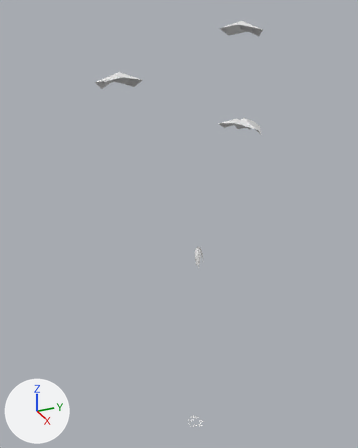
The OBJ model game/assets/models/plants/SM_Plant_CeibaEmergent_Canopy_LOD1.obj as it was, and as the next commit left it.
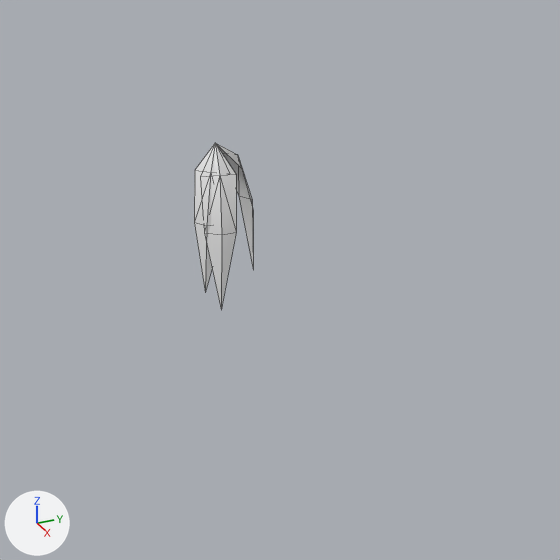
Each version is shown whole from a 50 mm lens placed at (46.7, -23.5, 54.6), pointed at (-10.7, 2.4, 25.9), then close up on the part from 47% to 68% of the width and 51% to 68% of the height. The axes (+X, +Y, +Z) are drawn at lower left. The lights are the same throughout. The first two pictures are the older version. The close-ups show mesh edges as thin lines. Where no turn or scale is listed for an object, it has been applied to the vertices. Vertices at exactly the same position are counted once.

The older version as bpy lines, for what is in view:
```python
me_sm_plant_ceibaemergent_canopy_lod1 = bpy.data.meshes.new('SM_Plant_CeibaEmergent_Canopy_LOD1')
me_sm_plant_ceibaemergent_canopy_lod1.from_pydata(...)  # 155 vertices, 116 faces; spans x -20.6..1.1, y -6.5..15.4, z -0.1..51.9
ob_sm_plant_ceibaemergent_canopy_lod1 = bpy.data.objects.new('SM_Plant_CeibaEmergent_Canopy_LOD1', me_sm_plant_ceibaemergent_canopy_lod1)
ob_sm_plant_ceibaemergent_canopy_lod1.location = (0.0, 0.0, 0.0)
```
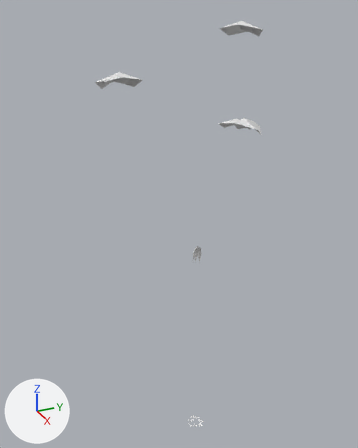
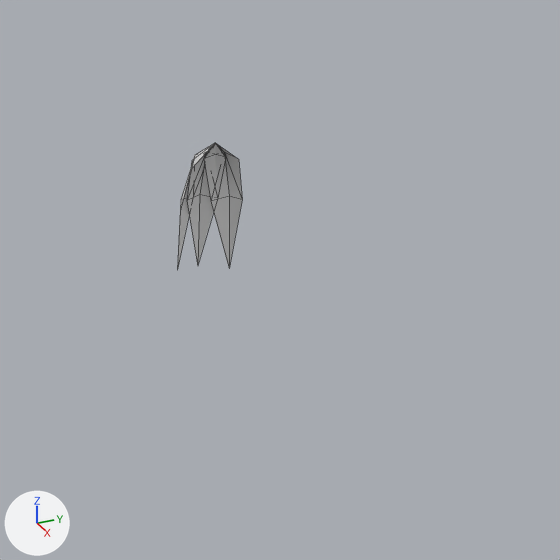
Pixel boxes [x1, y1, x2, y2] of what changed, in the close-ups (560 x 560 px):
'SM_Plant_CeibaEmergent_Canopy_LOD1', reshaped: before [194, 143, 253, 308]; after [178, 143, 242, 267]

The change, as a list of edits to the scene's bpy script:
```text
Change me_sm_plant_ceibaemergent_canopy_lod1:
    used by ob_sm_plant_ceibaemergent_canopy_lod1; location = (0.0, 0.0, 0.0)
    remove me_sm_plant_ceibaemergent_canopy_lod1.from_pydata(...)  # 155 vertices, 116 faces; spans x -20.6..1.1, y -6.5..15.4, z -0.1..51.9
    add me_sm_plant_ceibaemergent_canopy_lod1.from_pydata(...)  # 159 vertices, 118 faces; spans x -20.6..1.1, y -6.5..15.4, z -0.1..51.9
    me_sm_plant_ceibaemergent_canopy_lod1 part 1
    20 vertices are removed from x -0.4..0.7, y -0.5..0.8, z 25.3..27.6
    24 faces are deleted
    1 vertex moves from x -0.2, y 0.8, z 25.3 to x -0.4, y 0.0, z 27.4
    20 vertices are added at x -0.7..0.0, y -0.4..0.7, z 25.2..27.5
    24 new faces join them
    other edits to the shape of me_sm_plant_ceibaemergent_canopy_lod1 do not show in these pictures
```
